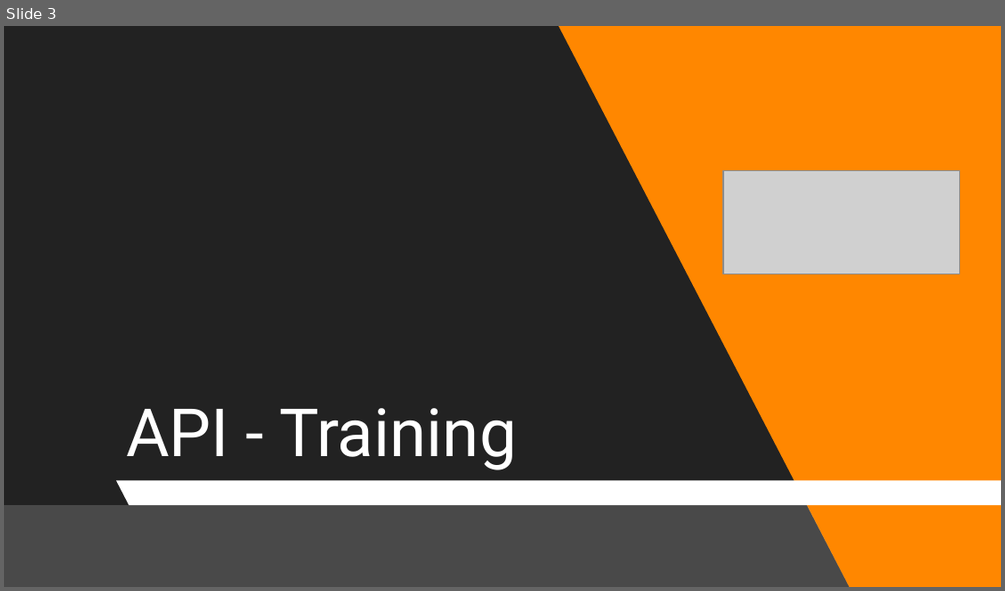
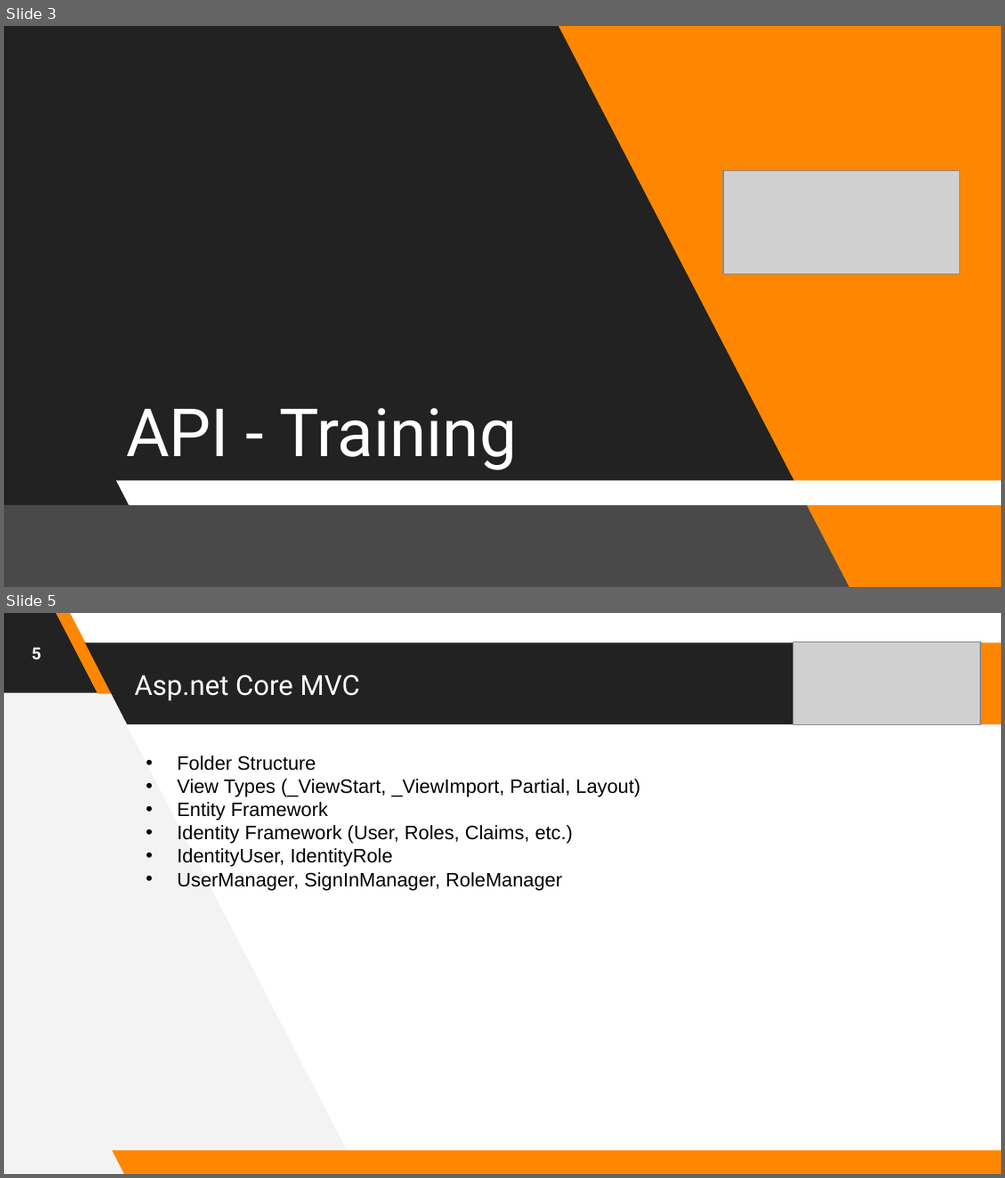
Before and after one commit to RKITSoftware/Deep-Patel, a slide deck: MOMM/February 2024.pptx. Shown one above the other, each under a label of ours: slide 3 before the commit, slides 3 and 5 after it; the slides between them are not shown. The pictures are 1005x591 and 1005x1178 pixels, drawn with LibreOffice and Linux fonts; fonts in the diff are those of the drawing; grey boxes stand for pictures. Boxes give left, top, right and bottom in pixels: in the first picture for what was removed or moved away, otherwise in the second. Text is boxed around its words. In the diff, an @@ line names an element or a change of style, - is before the commit and + after.

```diff
--- a/MOMM/February 2024.pptx
+++ b/MOMM/February 2024.pptx
@@ slide 5 added at [4,613,1001,1174], background #FFFFFF @@
@@ text added at [32,647,41,659], 12 pt, text #FFFFFF, bold @@
+5
@@ picture added at [793,641,979,724] @@
@@ title added at [135,674,360,701], 20 pt, text #FFFFFF @@
+Asp.net Core MVC
@@ text added at [177,755,640,890], 14 pt, text #000000 @@
+• Folder Structure
+• View Types (_ViewStart, _ViewImport, Partial, Layout)
+• Entity Framework
+• Identity Framework (User, Roles, Claims, etc.)
+• IdentityUser, IdentityRole
+• UserManager, SignInManager, RoleManager
@@ group added at [4,613,1001,1174]: 5 parallelograms, 1 freeform shape @@
```
Also in this commit, not shown: 5 slides changed.
